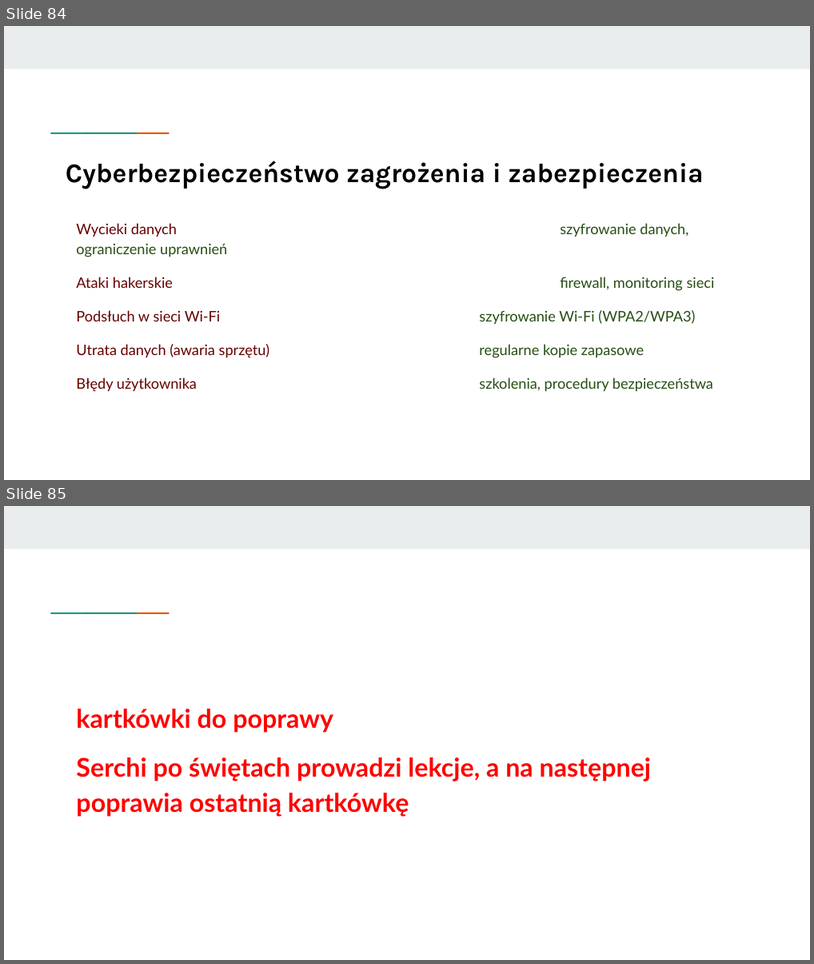
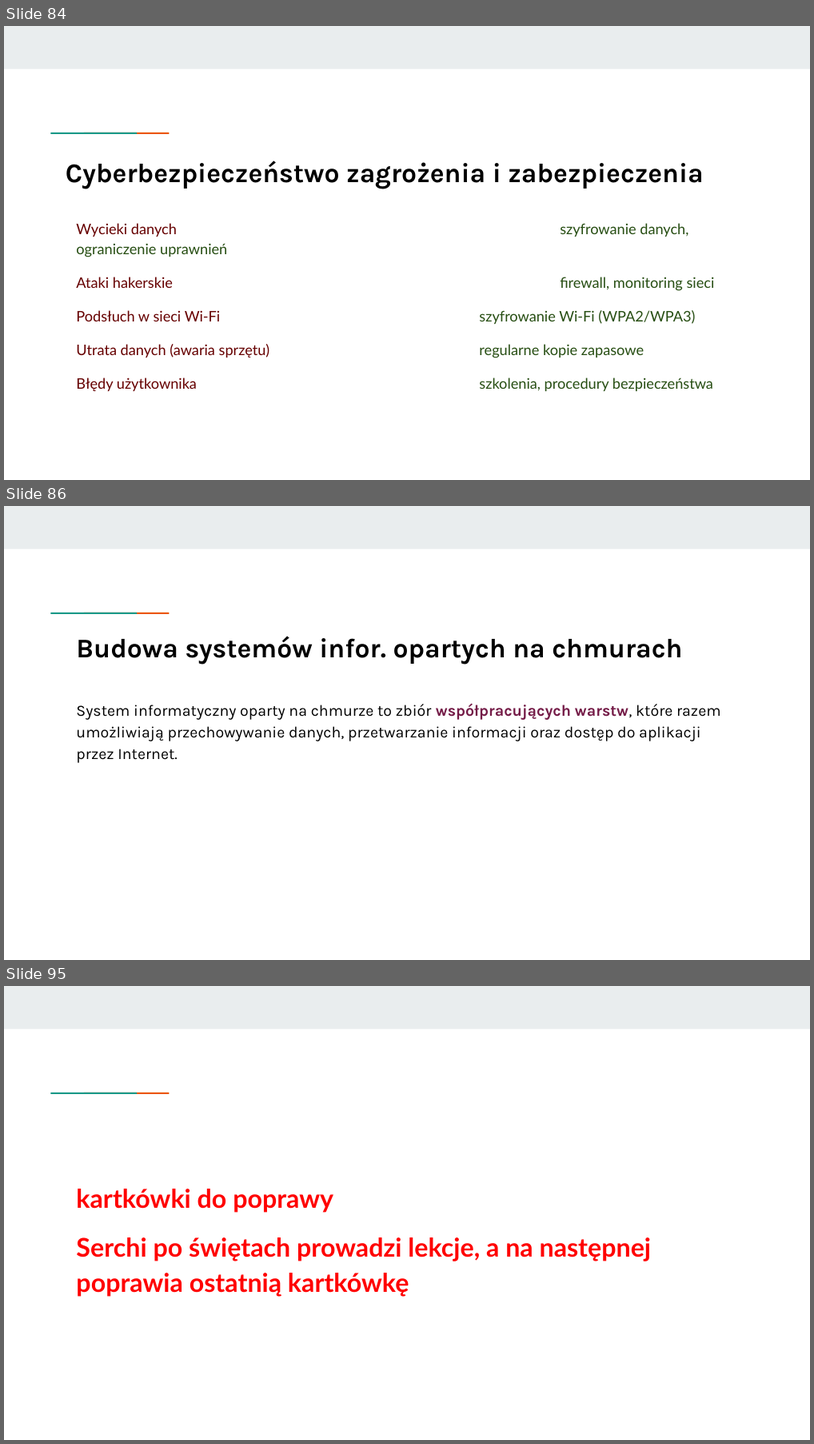
Before and after one commit to KasiaKasia/PRZEDMIOTY, a slide deck: ZASTOSOWANIE_INFORMATYKI/1A-gr_2/Zastosowanie informatyki - 1A gr. 2-plik2.pptx. Shown one above the other, each under a label of ours: slides 84 and 85 before the commit, slides 84, 86 and 95 after it; the slides between them are not shown. The pictures are 814x964 and 814x1444 pixels, drawn with LibreOffice and Linux fonts; fonts in the diff are those of the drawing. Boxes give left, top, right and bottom in pixels: in the first picture for what was removed or moved away, otherwise in the second. Text is boxed around its words. In the diff, an @@ line names an element or a change of style, - is before the commit and + after.

Commit message:
[feat] - Zastosowanie informatyki

```diff
--- a/ZASTOSOWANIE_INFORMATYKI/1A-gr_2/Zastosowanie informatyki - 1A gr. 2-plik2.pptx
+++ b/ZASTOSOWANIE_INFORMATYKI/1A-gr_2/Zastosowanie informatyki - 1A gr. 2-plik2.pptx
@@ slide 86 added at [4,506,810,960], background #FFFFFF; not listed: 3 template elements that a slide beside it also shows @@
@@ title added at [76,636,682,664], 24 pt, text #000000, bold @@
+Budowa systemów infor. opartych na chmurach
@@ text added at [76,703,722,763], 14 pt, text #000000 @@
+System informatyczny oparty na chmurze to zbiór współpracujących warstw, które razem umożliwiają przechowywanie danych, przetwarzanie informacji oraz dostęp do aplikacji przez Internet.
@@ what was slide 85 is now slide 95 @@
```
Also in this commit, not shown: 9 other slides added, 1 other file.
